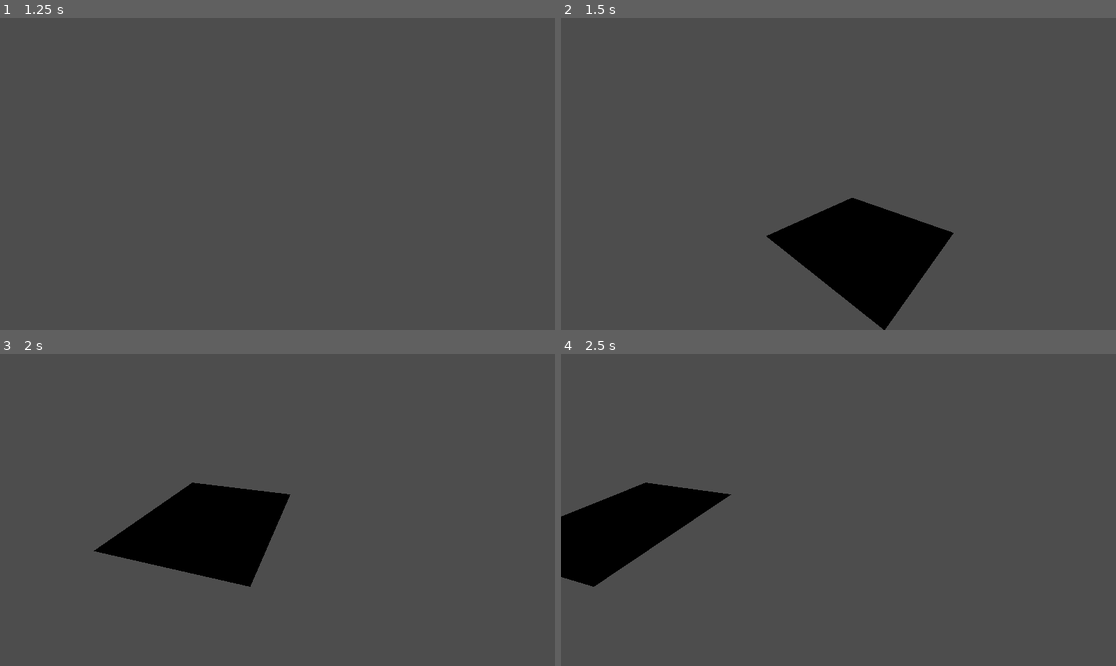
Above: before the commit, frames 1-4 (two rows, left to right).
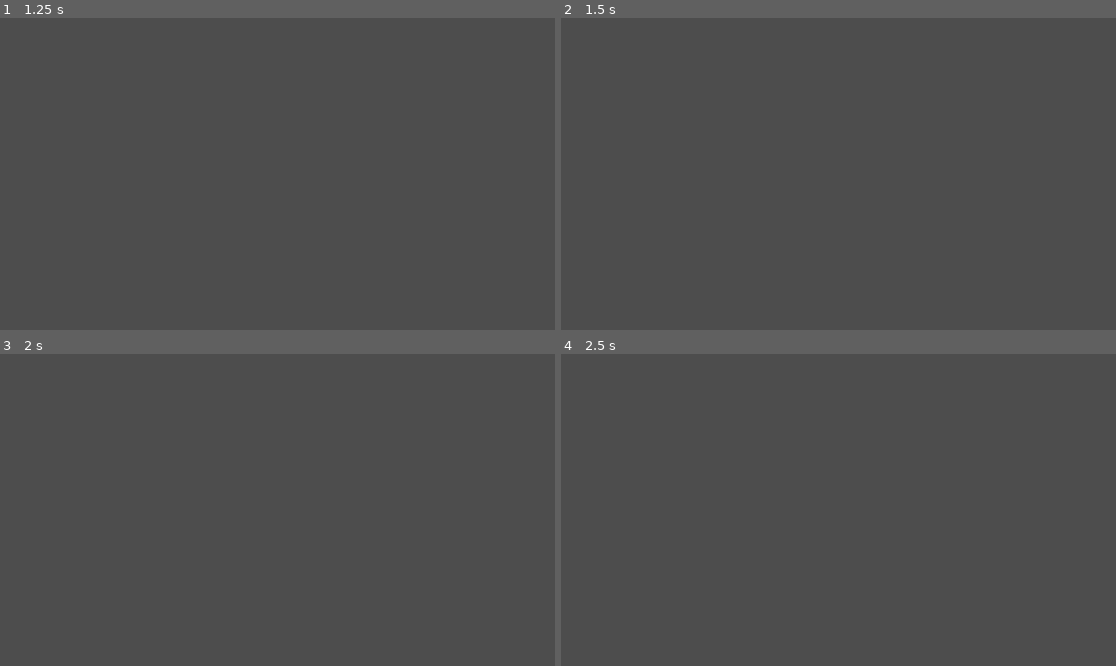
Above: after the commit, the same moments.

Repository: KobiWare/Feiler-File-Manager-2.0
Game: Godot game, scene res://scenes/main.tscn
Same seed, same stepped clock (60 frames per second), same inputs: the game is played once before the commit and once after it.
Inputs (mouse positions are in pixels of both pictures, inside the frame that each line leads up to):
- Up to frame 1 (1.25 s): tap Enter (ui_accept) at 0.5, 0.77 s; move the mouse to (399, 158) at 0.52 s; hold D (right) from 0.53 s (still down); tap Q at 0.6 s; click (399, 158) at 0.67 s
- Up to frame 2 (1.5 s): release D (right) at 1.25 s; tap Enter (ui_accept) at 1.25 s; drag from (727, 189) to (810, 236) at 1.27 s
- Up to frame 3 (2 s): no input
- Up to frame 4 (2.5 s): tap Enter (ui_accept) at 2 s; move the mouse to (894, 441) at 2.02 s; hold D (right) from 2.03 s (still down); tap Shift at 2.1 s

Frame 1 is identical in both runs. In frame 2, 7.2% of the frame differs, in the area x 37-71%, y 57-100%; in frame 3, 6.9%; in frame 4, 5.4%.

Commit message:
floor gone cuz we dont need it

Diff:
--- a/scenes/FileCollision.gd
+++ b/scenes/FileCollision.gd
@@ -12,6 +12,5 @@
 
 func _on_input_event(camera, event, position, normal, shape_idx):
 	print("input event", event)
-	#OS.execute("C:\\Windows\\System32\\WindowsPowerShell\\v1.0l\\powershell.exe", args, [], true)
 	OS.execute("CMD.exe", ["/C", "cd C:/ && START powershell.exe"], output, true, true)
 	print(output)
--- a/scenes/main.tscn
+++ b/scenes/main.tscn
@@ -1,16 +1,13 @@
-[gd_scene load_steps=7 format=3 uid="uid://c717h4sbifgmo"]
+[gd_scene load_steps=6 format=3 uid="uid://c717h4sbifgmo"]
 
 [ext_resource type="Script" path="res://scripts/movementAndRotation.gd" id="1_l4jme"]
 [ext_resource type="Script" path="res://scenes/FileCollision.gd" id="2_up1xc"]
 
 [sub_resource type="SphereShape3D" id="SphereShape3D_w8rvq"]
 
+[sub_resource type="BoxMesh" id="BoxMesh_sq4gk"]
+
 [sub_resource type="BoxShape3D" id="BoxShape3D_b4xj5"]
-size = Vector3(0.990247, 1, 1.03745)
-
-[sub_resource type="PlaneMesh" id="PlaneMesh_3qn6t"]
-
-[sub_resource type="BoxMesh" id="BoxMesh_sq4gk"]
 
 [node name="Node3D" type="Node3D"]
 
@@ -22,16 +19,6 @@
 
 [node name="CollisionShape3D" type="CollisionShape3D" parent="CharacterBody3D"]
 shape = SubResource("SphereShape3D_w8rvq")
-
-[node name="Floor" type="StaticBody3D" parent="."]
-transform = Transform3D(1, 0, 0, 0, 1, 0, 0, 0, 1, 0, -2.35494, 0)
-
-[node name="CollisionShape3D" type="CollisionShape3D" parent="Floor"]
-transform = Transform3D(1, 0, 0, 0, 1, 0, 0, 0, 1, 0, -0.466199, 0)
-shape = SubResource("BoxShape3D_b4xj5")
-
-[node name="MeshInstance3D" type="MeshInstance3D" parent="Floor"]
-mesh = SubResource("PlaneMesh_3qn6t")
 
 [node name="Folder" type="StaticBody3D" parent="."]
 transform = Transform3D(-1, 0, -8.74228e-08, 0, 1, 0, 8.74228e-08, 0, -1, 0, -1.27585, 4.9104)
